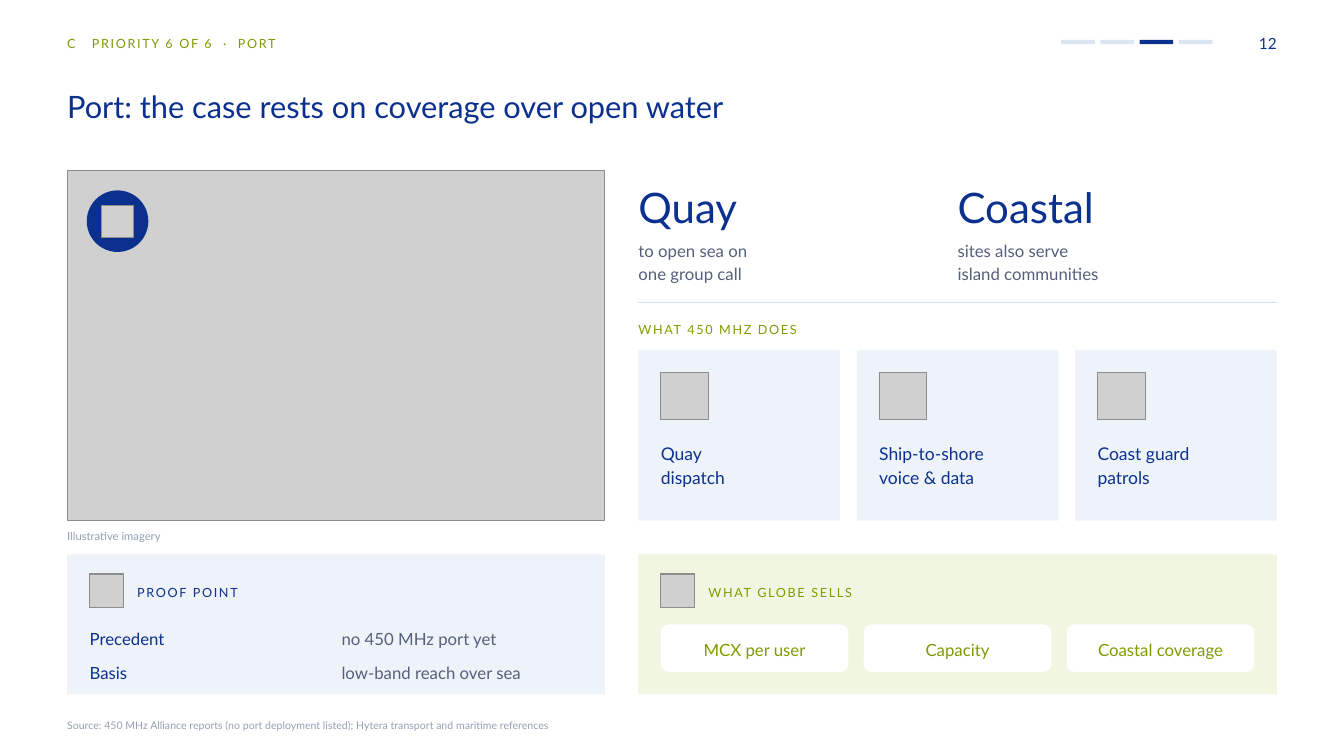
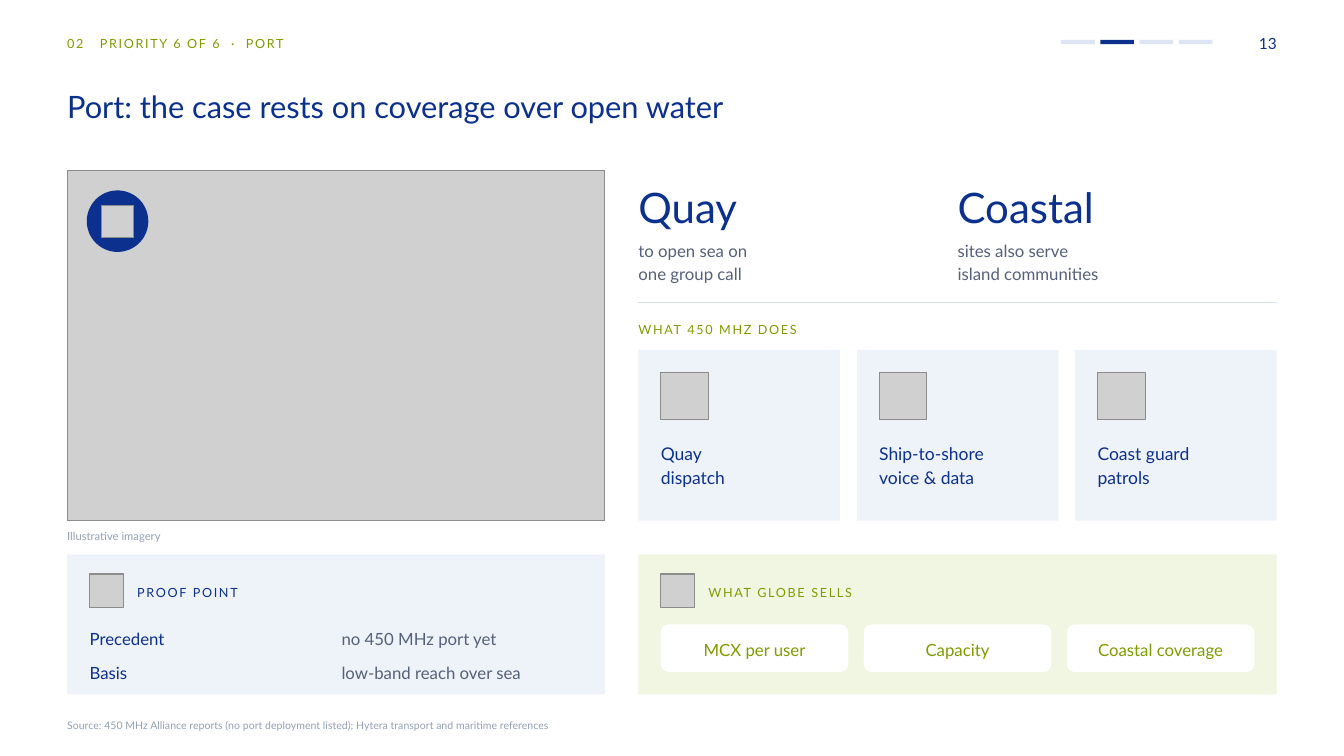
Before and after one commit to mearneste4-max/Philippines-450M, a slide deck: slide 13 of 01_交付物/菲律宾450M方案_v8_对外版.pptx (slide 12 before the commit). Drawn at 1344x756 pixels with LibreOffice and Linux fonts; fonts in the diff are those of the drawing; grey boxes stand for pictures. Boxes give left, top, right and bottom in pixels: in the first picture for what was removed or moved away, otherwise in the second. Text is boxed around its words. In the diff, an @@ line names an element or a change of style, - is before the commit and + after.

```diff
--- a/01_交付物/菲律宾450M方案_v8_对外版.pptx
+++ b/01_交付物/菲律宾450M方案_v8_对外版.pptx
@@ text at bbox=[67, 39, 284, 48]: text changed @@
-C PRIORITY 6 OF 6 · PORT
+02 PRIORITY 6 OF 6 · PORT
@@ rectangle at bbox=[1101, 40, 1134, 44]: fill #DCE5F3 to #0B308E @@
@@ rectangle at bbox=[1140, 40, 1174, 44]: fill #0B308E to #DCE5F3 @@
@@ text at bbox=[1259, 38, 1277, 49]: text changed @@
-12
+13
```
Also in this commit, not shown: 13 other slides changed, 5 slides added, 3 slides removed, 24 other files.
